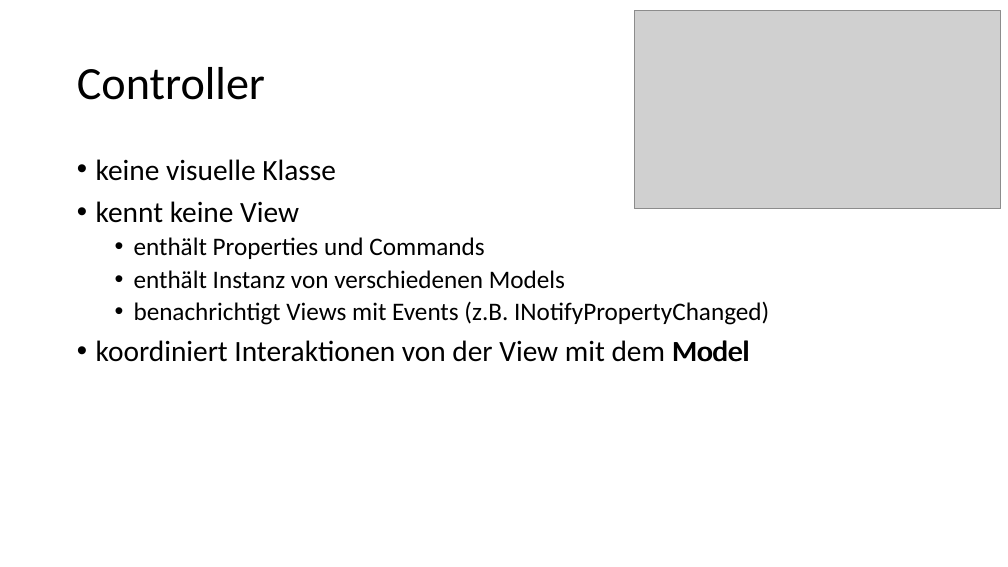
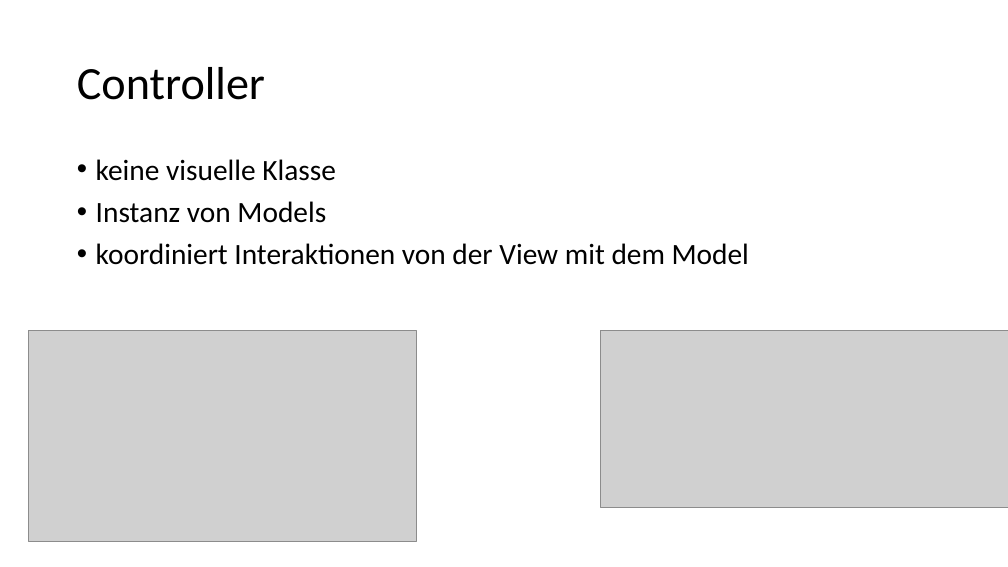
Before and after one commit to brandart/mvc_presentation, a slide deck: slide 13 of doc/Brandstetter_MVC_02.pptx (slide 6 before the commit). Drawn at 1008x567 pixels with LibreOffice and Linux fonts; fonts in the diff are those of the drawing; grey boxes stand for pictures; background and template pictures are left out. Boxes give left, top, right and bottom in pixels: in the first picture for what was removed or moved away, otherwise in the second. Text is boxed around its words. In the diff, an @@ line names an element or a change of style, - is before the commit and + after.

```diff
--- a/doc/Brandstetter_MVC_02.pptx
+++ b/doc/Brandstetter_MVC_02.pptx
@@ text at [96,201,326,223]: text changed; size 24 to 28 pt @@
-• kennt keine View
-  • enthält Properties und Commands
-  • enthält Instanz von verschiedenen Models
-  • benachrichtigt Views mit Events (z.B. INotifyPropertyChanged)
+• Instanz von Models
@@ picture: place and size @@
-picture at [634,11,1001,209]
+picture at [28,331,417,541]
@@ picture added at [601,331,1008,507] @@
@@ text removed at [672,340,749,362] @@
-Model
```
Also in this commit, not shown: 6 other slides changed, 9 slides added, 4 slides removed, 7 other files.
